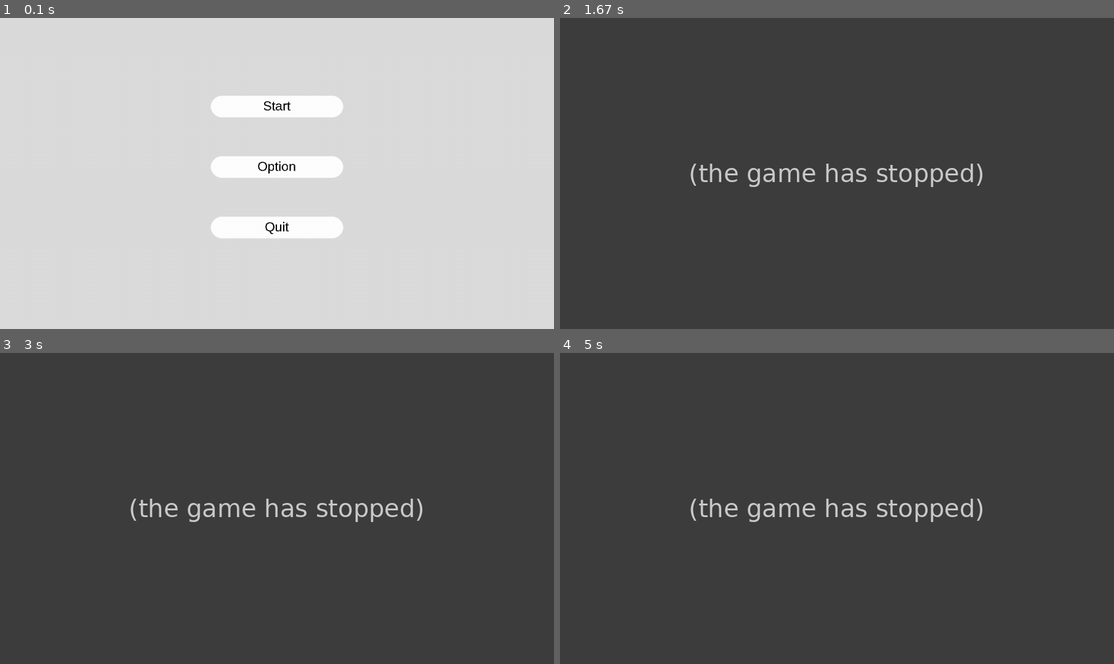
Above: before the commit, frames 1-4 (two rows, left to right).
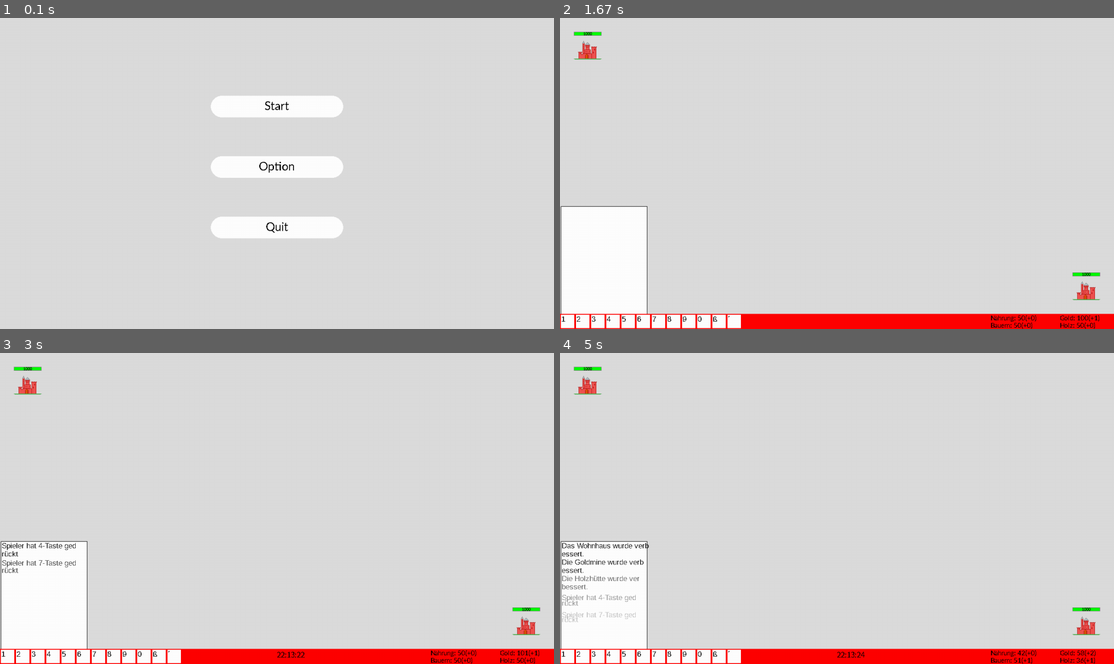
Above: after the commit, the same moments.

Repository: hammerfaul/PyGame
Game: pygame game, started from main.py
Same seed, same stepped clock (60 frames per second), same inputs: the game is played once before the commit and once after it.
Inputs (mouse positions are in pixels of both pictures, inside the frame that each line leads up to):
- Up to frame 1 (0.1 s): no input
- Up to frame 2 (1.67 s): click "Start" at 0.38 s; hold Esc 0.67-1.13 s; hold Esc 1.17-1.63 s
- Up to frame 3 (3 s): click "7" at 1.72 s; click (288, 402) at 2.05 s; click "4" at 2.38 s; click (260, 455) at 2.72 s
- Up to frame 4 (5 s): click "0" at 3.05 s; click (981, 480) at 3.38 s; click "9" at 4.22 s; click "´" at 4.55 s; click (681, 542) at 4.88 s

The runs differ from the first frame. In frame 1, 0.3% of the frame differs, in the area x 46-54%, y 26-70%; in frame 2, 99%, in the area x 0-100%, y 0-100%; in frame 3, 99%; in frame 4, 99%.
Before the commit the program exited at 0.68 s; later frames show no game.

Commit message:
Pausemenu eingefügt Fonts wurden neu benannt speer minion wurden versucht einzubauen (WIP)

Diff:
--- a/UI.py
+++ b/UI.py
@@ -238,3 +238,19 @@
                 self.display.blit(text2,
                                   (x + 2,
                                    y - 100 + 15 * i))
+
+
+class Text:
+    def __init__(self, text, x, y, font, display, color):
+        self.text = text
+        self.x = x
+        self.y = y
+        self.display = display
+        self.color = color
+        self.font = font
+
+    def update(self):
+        text2 = self.font.render(self.text, False, (0, 0, 0))
+        self.display.blit(text2,
+                          (self.x,
+                           self.y))
--- a/config.py
+++ b/config.py
@@ -32,6 +32,8 @@
 #Fonts
 pygame.font.init()
 myfont = pygame.font.SysFont('arial', hpbar_height)
-myfont2 = pygame.font.SysFont('arial', int(breite_unten / 2))
-myfont3 = pygame.font.SysFont('arial', int(breite_unten / 2))
-myfont_menu = pygame.font.SysFont('arial', 30)
+myfont_uhr = pygame.font.SysFont('malgungothic', int(breite_unten / 2))
+myfont_menu = pygame.font.SysFont('gillsans', 30)
+myfont_button = pygame.font.SysFont('arial', int(breite_unten / 2))
+myfont_ressourcen = pygame.font.SysFont('gillsans', int(breite_unten / 2))
+myfont_pause = pygame.font.SysFont('gillsans', 120)
--- a/main.py
+++ b/main.py
@@ -9,31 +9,10 @@
 pygame.init()
 pygame.font.init()
 
-# TODO: Tooltip für EInheiten
-# TODO: Pausemenu
-# TODO: Optionen (Fenster größe)
-# TODO: Chat breite bestimmen
-
-# TODO: Buttons spawnen dynamisch Minions
-# TODO: Minions greifen andere Base an
-# TODO: Base greift Minions an
-# TODO: Schaden berechnen
-# TODO: Minions greifen sich an
-# TODO: Gegener KI
-# TODO: verschiedene Karten (vordefinierte spawns)
-# TODO: UI überarbeiten
-# TODO: verschiedene Minions
-# TODO: Tooltip für die Minions
-# TODO: Hindernisse auf Karte
-# TODO: Minions grob steuern
-# TODO: Gegner auf Karte
-# TODO: Tag/Nacht Zyklus
-
-
 def button_1():
     if Gold.amount >= 50:
         Gold.amount -= 50
-        speer = Spawn(x=150, y=150, img="resources/speer.png", player=1, display = screen)
+        einheiten[0].visible = True
         Info.newmessage(text="Speer gespawnt")
     else:
         Info.newmessage(text="Nicht genug Gold: " + str(Gold.amount) + "/50")
@@ -68,9 +47,9 @@
 
 
 def button_9():
-    if Gold.amount >= base_1.gold*15 and Holz.amount >= base_1.holz*5 and Nahrung.amount >= 1:
-        Gold.amount -= base_1.gold*15
-        Holz.amount -= base_1.holz*5
+    if Gold.amount >= base_1.gold * 15 and Holz.amount >= base_1.holz * 5 and Nahrung.amount >= 1:
+        Gold.amount -= base_1.gold * 15
+        Holz.amount -= base_1.holz * 5
         Nahrung.amount -= 1
         base_1.gold += 1
         Info.newmessage(text="Die Goldmine wurde verbessert.")
@@ -79,14 +58,15 @@
 
 
 def button_10():
-    if Gold.amount >= base_1.gold*20 and Holz.amount >= base_1.holz*5 and Nahrung.amount >= 2:
-        Gold.amount -= base_1.gold*10
-        Holz.amount -= base_1.holz*5
+    if Gold.amount >= base_1.gold * 20 and Holz.amount >= base_1.holz * 5 and Nahrung.amount >= 2:
+        Gold.amount -= base_1.gold * 10
+        Holz.amount -= base_1.holz * 5
         Nahrung.amount -= 2
         base_1.holz += 1
         Info.newmessage(text="Die Holzhütte wurde verbessert.")
     else:
         Info.newmessage(text="Die Holzhütte ist zu teuer.")
+
 
 def button_11():
     if Gold.amount >= base_1.gold * 15 and Holz.amount >= base_1.holz * 15 and Menschen.amount >= 2:
@@ -110,12 +90,24 @@
         Info.newmessage(text="Das Wohnhaus ist zu teuer.")
 
 
+def spielpause(pause=True):
+    while pause:
+        Pause.update()
+        pygame.display.flip()
+        for event in pygame.event.get():
+            if event.type == pygame.KEYDOWN:
+                if event.key == pygame.K_ESCAPE:
+                    pause = False
+
+
 def spielstart(spielaktiv):
     ticks = 0
     sek = 0
 
     current_time = ""
 
+    einheiten = [Spawn(x=50, y=50, img="resources/speer.png", player=1, display=screen, visible=False)]
+
     while spielaktiv:
 
         # Spielfeld zeichnen
@@ -124,7 +116,7 @@
 
         # Bar unten
         pygame.draw.rect(screen, Farbe_UI_Unten, [0, screen_height - breite_unten, screen_width, breite_unten])
-        text2 = myfont3.render(current_time, False, (0, 0, 0))
+        text2 = myfont_uhr.render(current_time, False, (0, 0, 0))
         screen.blit(text2, (int(screen_width / 2), screen_height - breite_unten))
         eins.update()
         zwei.update()
@@ -146,7 +138,9 @@
         for event in pygame.event.get():
             if event.type == pygame.QUIT:
                 spielaktiv = False
-                print("Spieler hat Quit-Button angeklickt")
+            elif event.type == pygame.KEYDOWN:
+                if event.key == pygame.K_ESCAPE:
+                    spielpause()
             elif event.type == pygame.MOUSEBUTTONDOWN:
                 mx, my = pygame.mouse.get_pos()
                 if eins.collide(mx, my):
@@ -264,6 +258,8 @@
         base_1.update()
         base_2.update()
 
+        einheiten[0].update(x=50, y=50)
+
         pygame.display.flip()
         clock.tick(60)
 
@@ -328,7 +324,7 @@
 
 
 class Spawn:
-    def __init__(self, x, y, img, player, display):
+    def __init__(self, x, y, img, player, display, visible):
         self.schaden = 1
         self.x = x
         self.y = y
@@ -337,18 +333,25 @@
         self.progress = 1
         self.player = player
         self.display = display
+        self.img = img
+        self.visible = visible
 
         # HP Bar
         # Icon
         self.base = pygame.image.load(img)
+        self.base = pygame.transform.scale(self.base, (50, 50))
         self.base_breite = self.base.get_size()[0]
         self.base_hoehe = self.base.get_size()[1]
 
-    def update(self):
+    def update(self, x, y):
         self.progress = self.hp / self.max_hp
         if self.hp < 0:
             self.hp = 0
-        self.display.blit(self.base, self.x, self.y)
+        if self.visible:
+            self.display.blit(self.base, (int(x), int(y)))
+
+    def visible(self, visible):
+        self.visible = visible
 
 
 # Fenster öffnen
@@ -364,25 +367,27 @@
 base_1 = Base(img="resources/castle_red.png", player=1, display=screen, color=GRUEN)
 base_2 = Base(img="resources/castle_red.png", player=2, display=screen, color=GRUEN)
 
-eins = Button(display=screen, pos=1, text="1", color=WEISS, font=myfont2, color_blink=SCHWARZ)
-zwei = Button(display=screen, pos=2, text="2", color=WEISS, font=myfont2, color_blink=SCHWARZ)
-drei = Button(display=screen, pos=3, text="3", color=WEISS, font=myfont2, color_blink=SCHWARZ)
-vier = Button(display=screen, pos=4, text="4", color=WEISS, font=myfont2, color_blink=SCHWARZ)
-fuenf = Button(display=screen, pos=5, text="5", color=WEISS, font=myfont2, color_blink=SCHWARZ)
-sechs = Button(display=screen, pos=6, text="6", color=WEISS, font=myfont2, color_blink=SCHWARZ)
-sieben = Button(display=screen, pos=7, text="7", color=WEISS, font=myfont2, color_blink=SCHWARZ)
-acht = Button(display=screen, pos=8, text="8", color=WEISS, font=myfont2, color_blink=SCHWARZ)
-neun = Button(display=screen, pos=9, text="9", color=WEISS, font=myfont2, color_blink=SCHWARZ)
-null = Button(display=screen, pos=10, text="0", color=WEISS, font=myfont2, color_blink=SCHWARZ)
-sz = Button(display=screen, pos=11, text="ß", color=WEISS, font=myfont2, color_blink=SCHWARZ)
-kommaoben = Button(display=screen, pos=12, text="´", color=WEISS, font=myfont2, color_blink=SCHWARZ)
+eins = Button(display=screen, pos=1, text="1", color=WEISS, font=myfont_button, color_blink=SCHWARZ)
+zwei = Button(display=screen, pos=2, text="2", color=WEISS, font=myfont_button, color_blink=SCHWARZ)
+drei = Button(display=screen, pos=3, text="3", color=WEISS, font=myfont_button, color_blink=SCHWARZ)
+vier = Button(display=screen, pos=4, text="4", color=WEISS, font=myfont_button, color_blink=SCHWARZ)
+fuenf = Button(display=screen, pos=5, text="5", color=WEISS, font=myfont_button, color_blink=SCHWARZ)
+sechs = Button(display=screen, pos=6, text="6", color=WEISS, font=myfont_button, color_blink=SCHWARZ)
+sieben = Button(display=screen, pos=7, text="7", color=WEISS, font=myfont_button, color_blink=SCHWARZ)
+acht = Button(display=screen, pos=8, text="8", color=WEISS, font=myfont_button, color_blink=SCHWARZ)
+neun = Button(display=screen, pos=9, text="9", color=WEISS, font=myfont_button, color_blink=SCHWARZ)
+null = Button(display=screen, pos=10, text="0", color=WEISS, font=myfont_button, color_blink=SCHWARZ)
+sz = Button(display=screen, pos=11, text="ß", color=WEISS, font=myfont_button, color_blink=SCHWARZ)
+kommaoben = Button(display=screen, pos=12, text="´", color=WEISS, font=myfont_button, color_blink=SCHWARZ)
+
+Pause = Text(display=screen, x=screen_width/2-200, y=screen_height/2-100, text="PAUSE", color=SCHWARZ, font=myfont_pause)
 
 Tooltip = Tooltip(display=screen, width=50, height=50, color=SCHWARZ)
 
-Gold = Resource(text="Gold", amount=100, pos=1, display=screen, add=base_1.gold, font=myfont3)
-Holz = Resource(text="Holz", amount=50, pos=2, display=screen, add=base_1.holz, font=myfont3)
-Nahrung = Resource(text="Nahrung", amount=50, pos=3, display=screen, add=base_1.nahrung, font=myfont3)
-Menschen = Resource(text="Bauern", amount=50, pos=4, display=screen, add=base_1.menschen, font=myfont3)
+Gold = Resource(text="Gold", amount=100, pos=1, display=screen, add=base_1.gold, font=myfont_ressourcen)
+Holz = Resource(text="Holz", amount=50, pos=2, display=screen, add=base_1.holz, font=myfont_ressourcen)
+Nahrung = Resource(text="Nahrung", amount=50, pos=3, display=screen, add=base_1.nahrung, font=myfont_ressourcen)
+Menschen = Resource(text="Bauern", amount=50, pos=4, display=screen, add=base_1.menschen, font=myfont_ressourcen)
 
 Info = Chat(display=screen, height=250, width=200, color=SCHWARZ, zeilen=13)
 
